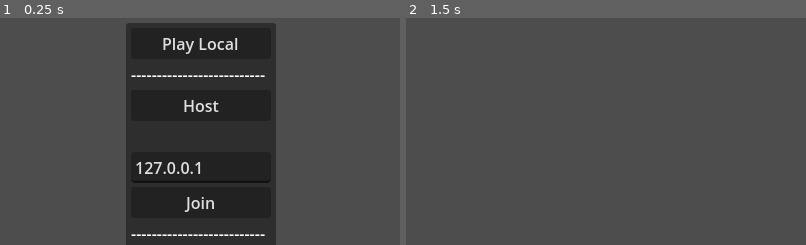
Above: before the commit, frames 1-2 (left to right).
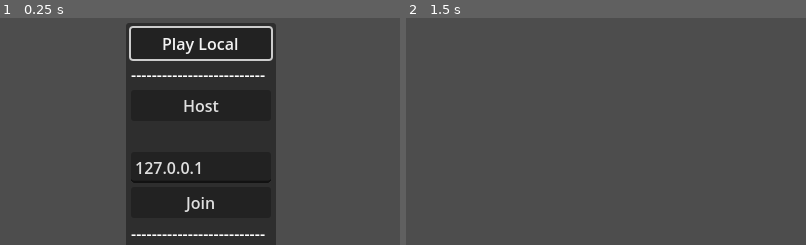
Above: after the commit, the same moments.

Repository: SamBumgardner/spellstrike
Game: Godot game, scene res://network/main.tscn
The game is run twice, just before and just after one commit, with the same random seed, the same clock (stepped at 60 frames per second) and the same inputs. The engine's default icon, where the game draws it, is replaced by a stand-in: a white triangle on a blue panel in a dark square.
Inputs (mouse positions are % of the whole screen's width and height, from its top left):
- Up to frame 1 (0.25 s): no input
- Up to frame 2 (1.5 s): click "Play Local" at 0.5 s; tap Enter at 1.25 s; move the mouse to (72, 59) at 1.27 s; hold Up from 1.28 s (still down); click (72, 59) at 1.42 s
The pictures show only the part of the screen within x 25-75%, y 32-82%; the shares and areas given below are measured in that part.

The runs differ from the first frame. In frame 1, 0.8% of the frame differs, in the area x 32-69%, y 3-19%; in frame 2, nothing differs.

Commit message:
handle focus & controller accept in menus

Diff:
--- a/game/network/main.gd
+++ b/game/network/main.gd
@@ -28,6 +28,8 @@
         $Menu/MarginContainer/VBoxContainer/Label.hide()
         %To.hide()
         $Menu/MarginContainer/VBoxContainer/JoinButton.hide()
+
+    $Menu/MarginContainer/VBoxContainer/LocalButton.grab_focus.call_deferred()
 
 
 func _on_local_button_pressed():
--- a/game/options/InputRemapperDisplay.gd
+++ b/game/options/InputRemapperDisplay.gd
@@ -47,3 +47,4 @@
     selected_action_input_pair.unhighlight()
     confirm_button.disabled = false
     redo_button.disabled = false
+    confirm_button.grab_focus.call_deferred()
--- a/game/project.godot
+++ b/game/project.godot
@@ -34,6 +34,22 @@
 
 [input]
 
+ui_accept={
+"deadzone": 0.5,
+"events": [Object(InputEventKey,"resource_local_to_scene":false,"resource_name":"","device":0,"window_id":0,"alt_pressed":false,"shift_pressed":false,"ctrl_pressed":false,"meta_pressed":false,"pressed":false,"keycode":4194309,"physical_keycode":0,"key_label":0,"unicode":0,"location":0,"echo":false,"script":null)
+, Object(InputEventKey,"resource_local_to_scene":false,"resource_name":"","device":0,"window_id":0,"alt_pressed":false,"shift_pressed":false,"ctrl_pressed":false,"meta_pressed":false,"pressed":false,"keycode":4194310,"physical_keycode":0,"key_label":0,"unicode":0,"location":0,"echo":false,"script":null)
+, Object(InputEventKey,"resource_local_to_scene":false,"resource_name":"","device":0,"window_id":0,"alt_pressed":false,"shift_pressed":false,"ctrl_pressed":false,"meta_pressed":false,"pressed":false,"keycode":32,"physical_keycode":0,"key_label":0,"unicode":32,"location":0,"echo":false,"script":null)
+, Object(InputEventJoypadButton,"resource_local_to_scene":false,"resource_name":"","device":-1,"button_index":0,"pressure":0.0,"pressed":true,"script":null)
+, Object(InputEventJoypadButton,"resource_local_to_scene":false,"resource_name":"","device":-1,"button_index":6,"pressure":0.0,"pressed":true,"script":null)
+]
+}
+ui_select={
+"deadzone": 0.5,
+"events": [Object(InputEventKey,"resource_local_to_scene":false,"resource_name":"","device":0,"window_id":0,"alt_pressed":false,"shift_pressed":false,"ctrl_pressed":false,"meta_pressed":false,"pressed":false,"keycode":32,"physical_keycode":0,"key_label":0,"unicode":32,"location":0,"echo":false,"script":null)
+, Object(InputEventJoypadButton,"resource_local_to_scene":false,"resource_name":"","device":-1,"button_index":0,"pressure":0.0,"pressed":true,"script":null)
+, Object(InputEventJoypadButton,"resource_local_to_scene":false,"resource_name":"","device":-1,"button_index":6,"pressure":0.0,"pressed":true,"script":null)
+]
+}
 sync_debug={
 "deadzone": 0.5,
 "events": [Object(InputEventKey,"resource_local_to_scene":false,"resource_name":"","device":0,"window_id":0,"alt_presse …(194 unchanged characters)…
